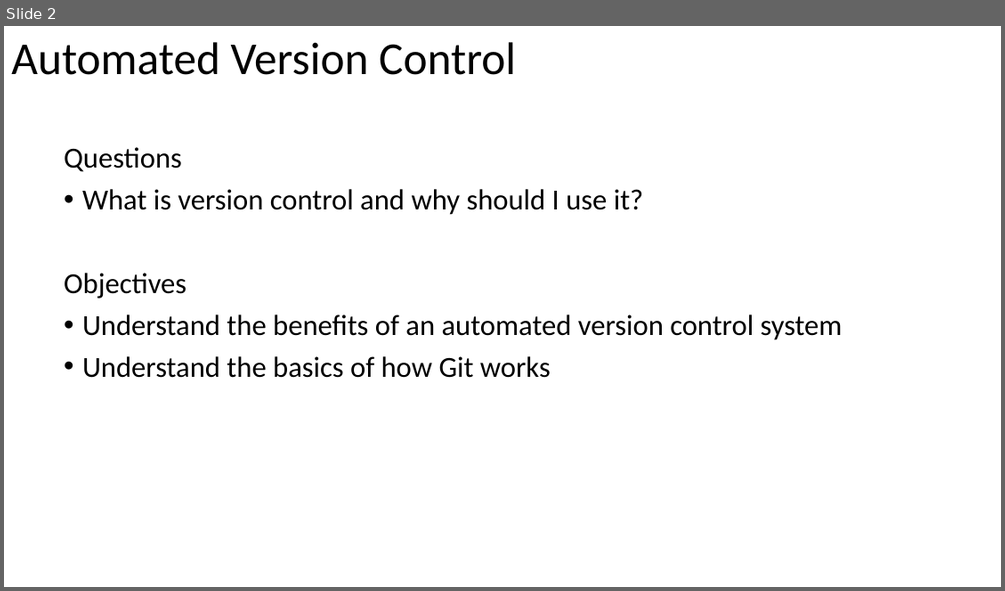
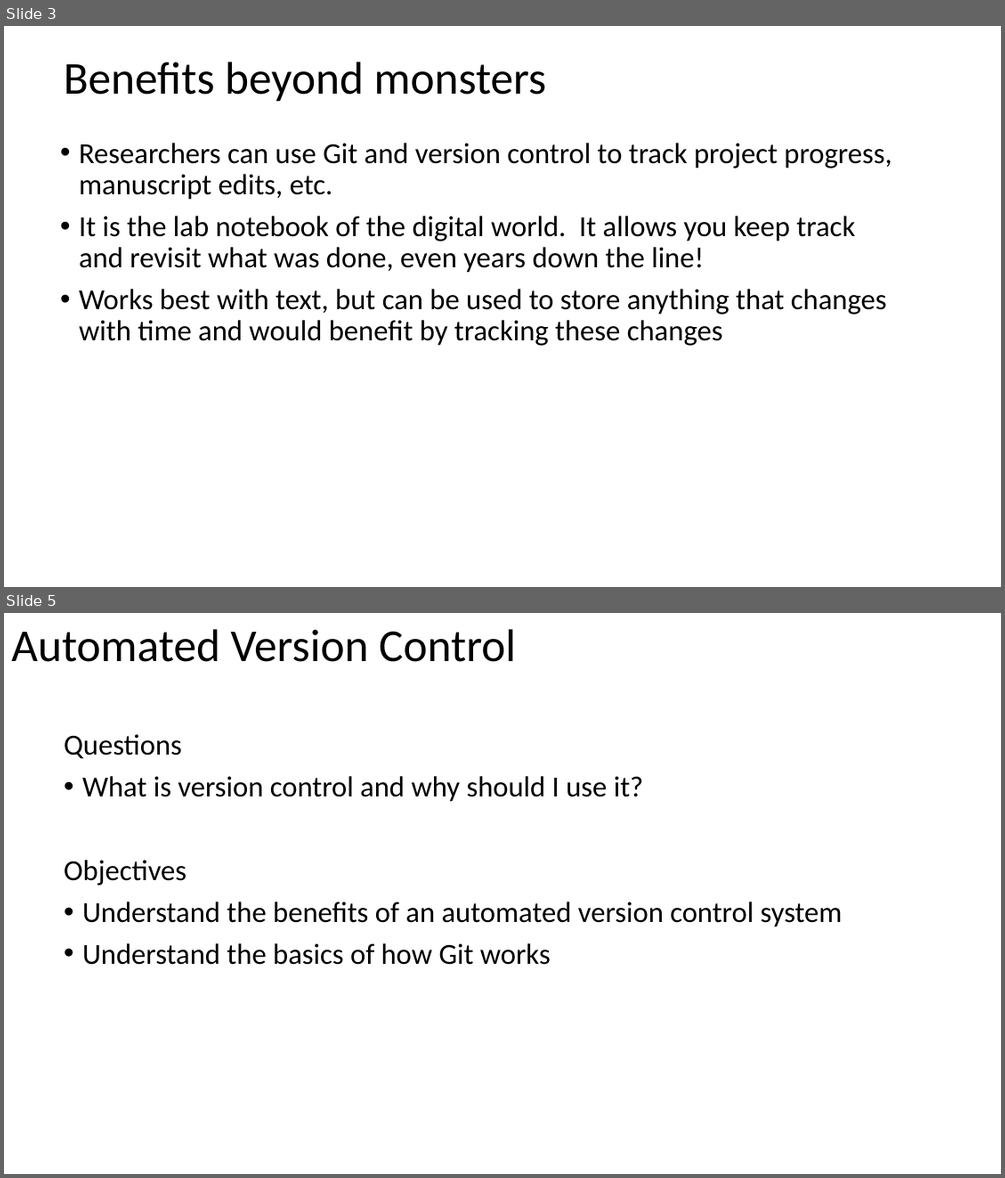
Before and after one commit to heatherciallella/SWC_Workshop_RUC_Fall17, a slide deck: Version control with Git/Version control with Git.pptx. Shown one above the other, each under a label of ours: slide 2 before the commit, slides 3 and 5 after it; the slides between them are not shown. The pictures are 1005x591 and 1005x1178 pixels, drawn with LibreOffice and Linux fonts; fonts in the diff are those of the drawing. Boxes give left, top, right and bottom in pixels: in the first picture for what was removed or moved away, otherwise in the second. Text is boxed around its words. In the diff, an @@ line names an element or a change of style, - is before the commit and + after.

```diff
--- a/Version control with Git/Version control with Git.pptx
+++ b/Version control with Git/Version control with Git.pptx
@@ slide 3 added at (4,26,1001,587), background #FFFFFF @@
@@ title added at (64,62,547,102), 44 pt, text #000000 @@
+Benefits beyond monsters
@@ text added at (79,143,891,346), 28 pt, text #000000 @@
+• Researchers can use Git and version control to track project progress, manuscript edits, etc.
+• It is the lab notebook of the digital world. It allows you keep track and revisit what was done, even years down the line!
+• Works best with text, but can be used to store anything that changes with time and would benefit by tracking these changes
@@ what was slide 2 is now slide 5 @@
```
Also in this commit, not shown: 3 slides changed, 6 other slides added, 1 slide removed.
